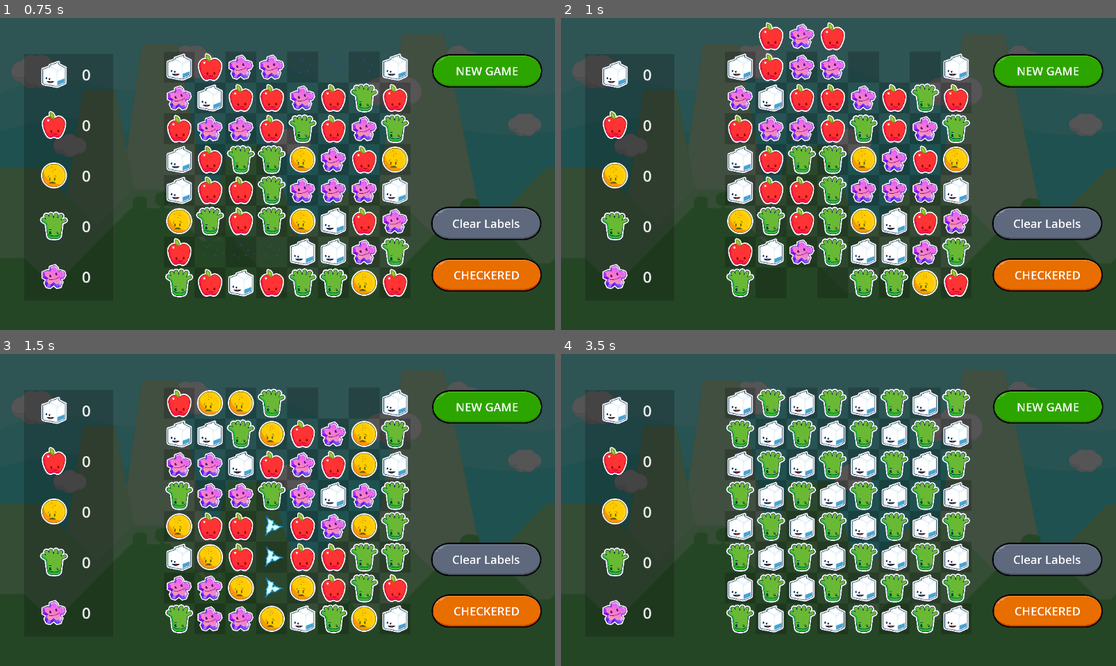
Above: before the commit, frames 1-4 (two rows, left to right).
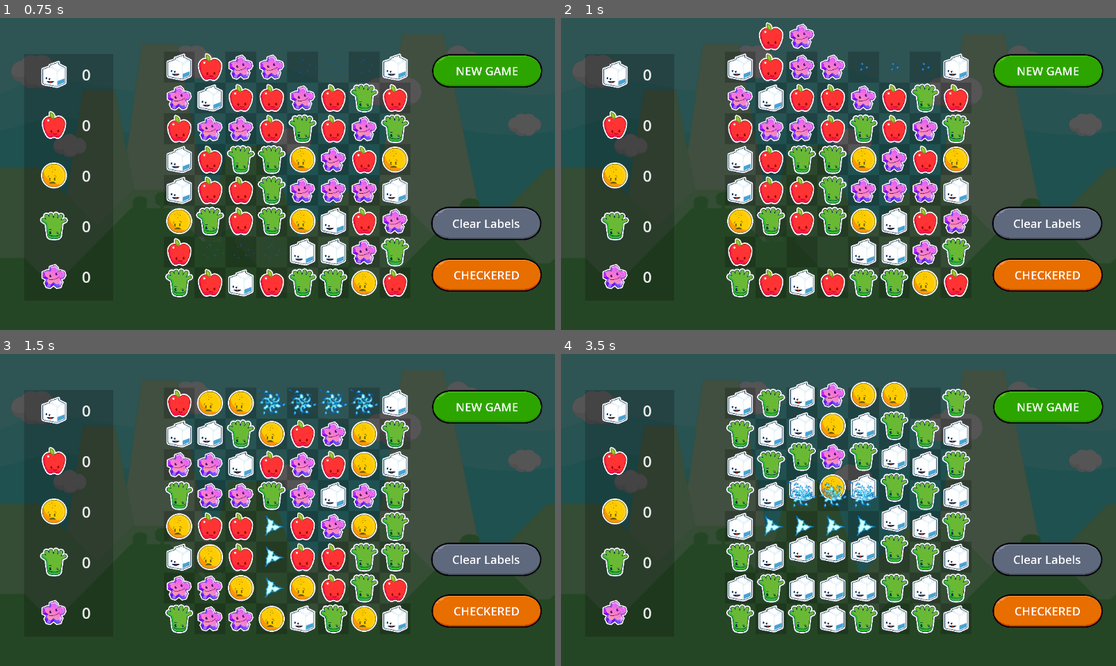
Above: after the commit, the same moments.

Repository: gitbrent/godot-match-3
Game: Godot game, scene res://game.tscn
Two runs of this game, one before a commit and one after it. Both use one fixed random seed, a clock stepped at 60 frames per second and the inputs below.
Inputs:
- Up to frame 1 (0.75 s): click "NEW GAME" at 0.5 s
- Up to frame 2 (1 s): no input
- Up to frame 3 (1.5 s): click "NEW GAME" at 1.25 s
- Up to frame 4 (3.5 s): click "Clear Labels" at 2 s; click "CHECKERED" at 2.75 s

Frame 1 is identical in both runs. In frame 2, 2.2% of the frame differs, in the area x 35-67%, y 1-90%; in frame 3, 0.9%; in frame 4, 10%, in the area x 35-68%, y 8-80%.

Commit message:
YAY explode/refill works

Diff:
--- a/game_board/GameBoard.gd
+++ b/game_board/GameBoard.gd
@@ -270,7 +270,8 @@
 	print("[check_board_explode_matches]: =====================================")
 
 	var gem_matches = get_first_match_gems()
-	debug_print_ascii_table(gem_matches)
+	if gem_matches.size() > 0:
+		debug_print_ascii_table(gem_matches)
 	if gem_matches.size() == 0:
 		print("[check_board_explode_matches]: No more matches. Board stable.")
 		# Reset undo cells or perform other cleanup here.
@@ -313,7 +314,7 @@
 		refill_column(column_index, details["highest"], details["count"])
 
 	# D:
-	#check_board_explode_matches()
+	check_board_explode_matches()
 	# TODO: WIP: DEBUG: commented out recursive
 
 func refill_column(column_index: int, highest_exploded_row: int, count_exploded: int):
@@ -328,12 +329,11 @@
 	#| 1 | G | G | G |   |   |   |   |   |
 	# =
 	# EX: move gems from rowIdx=0 (0:0,0:2) down to rowIdx=1
-	for i in range(column.get_child_count() - count_exploded - 1, -1, -1):
-	#for i in range(highest_exploded_row, 0, -1):
+	for i in range(highest_exploded_row - count_exploded, -1, -1):
 		var source_gem_cell = column.get_child(i)
 		var target_gem_cell = column.get_child(i + count_exploded)
 		var rows_to_fall = count_exploded
-		print("[---------move] [", i, "] OLD->NEW: ", Enums.get_color_name_by_value(target_gem_cell.gem_color).substr(0,1), " --> ", Enums.get_color_name_by_value(source_gem_cell.gem_color).substr(0,1), " - rows_to_fall=", rows_to_fall)
+		print("[---------move] [", i, "] OLD->NEW: ", Enums.get_color_name_by_value(target_gem_cell.gem_color).substr(0,1), "->", Enums.get_color_name_by_value(source_gem_cell.gem_color).substr(0,1), " ... rows_to_fall=", rows_to_fall)
 		target_gem_cell.replace_gem(source_gem_cell.gem_color, rows_to_fall)
 
 	# Refill the topmost cell(s) with new gems
